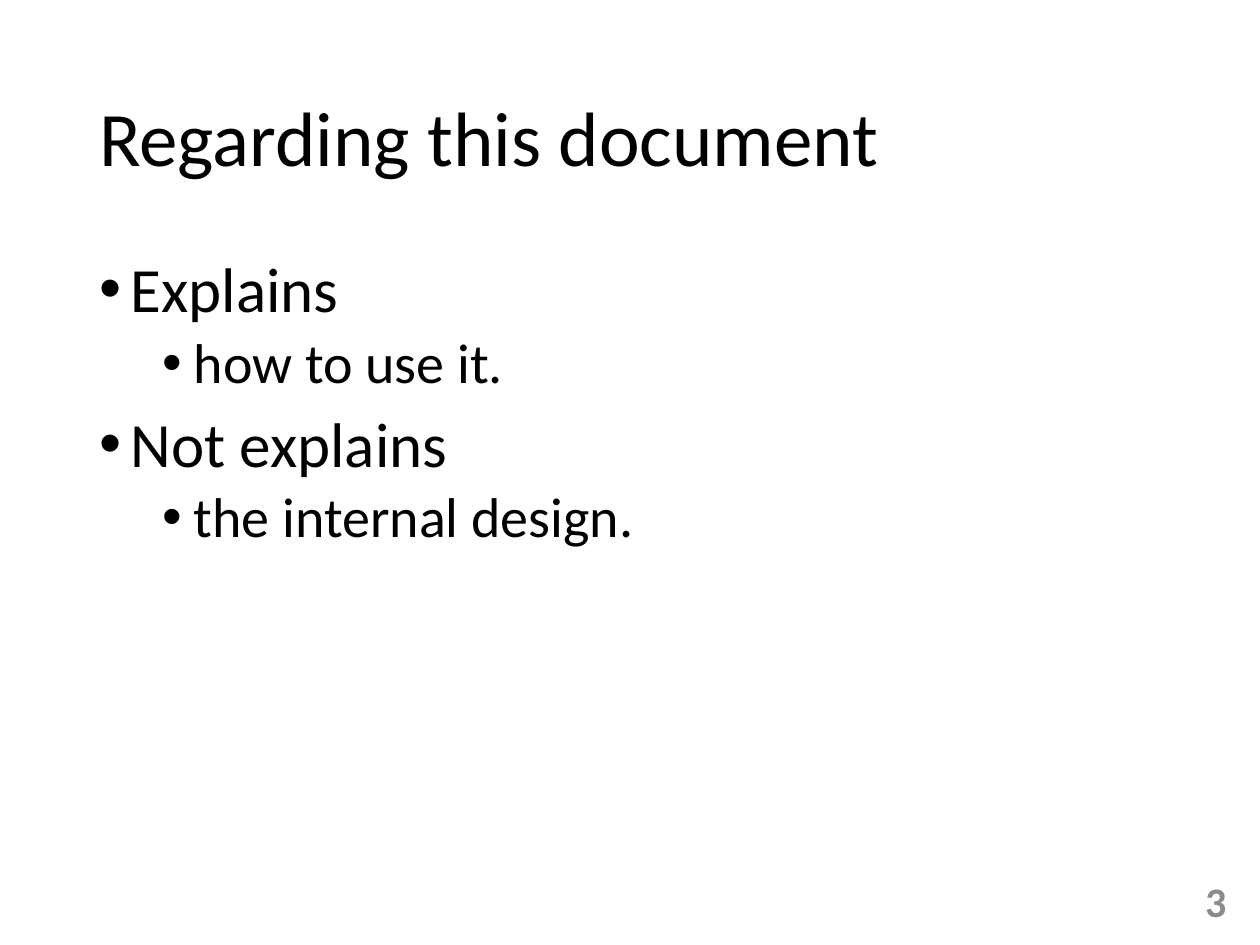
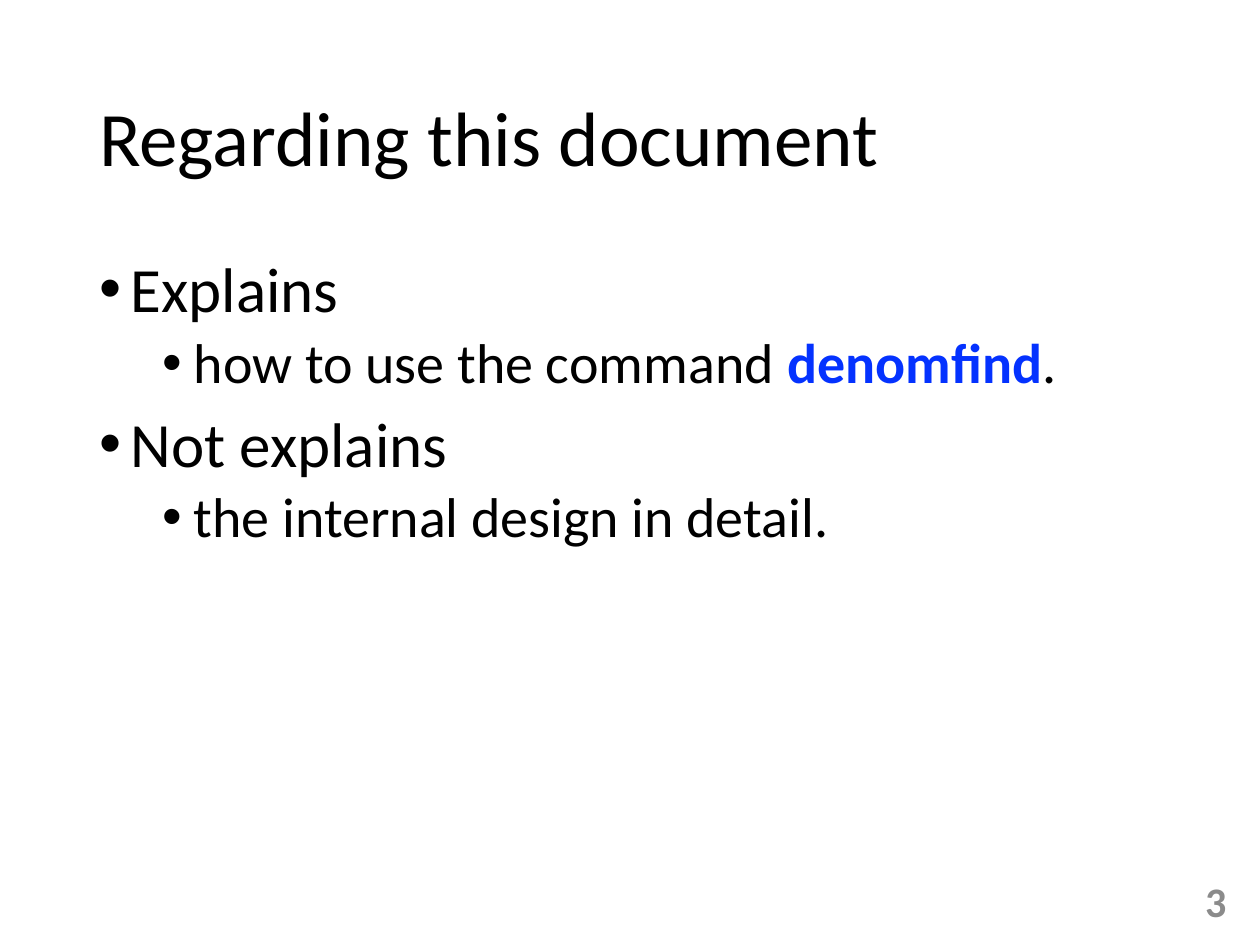
Before and after one commit to tulamili/App-denomfind, a slide deck: slide 3 of docs2/manipulation221022sat.pptx. Drawn at 1260x945 pixels with LibreOffice and Linux fonts; fonts in the diff are those of the drawing. Boxes give left, top, right and bottom in pixels: in the first picture for what was removed or moved away, otherwise in the second. Text is boxed around its words. In the diff, an @@ line names an element or a change of style, - is before the commit and + after.

```diff
--- a/docs2/manipulation221022sat.pptx
+++ b/docs2/manipulation221022sat.pptx
@@ text at bbox=[194, 343, 1056, 384]: text changed @@
-  • how to use it.
+  • how to use the command denomfind.
@@ text at bbox=[194, 498, 829, 547]: text changed @@
-  • the internal design.
+  • the internal design in detail.
```
Also in this commit, not shown: 1 other slide changed, 6 slides added.
